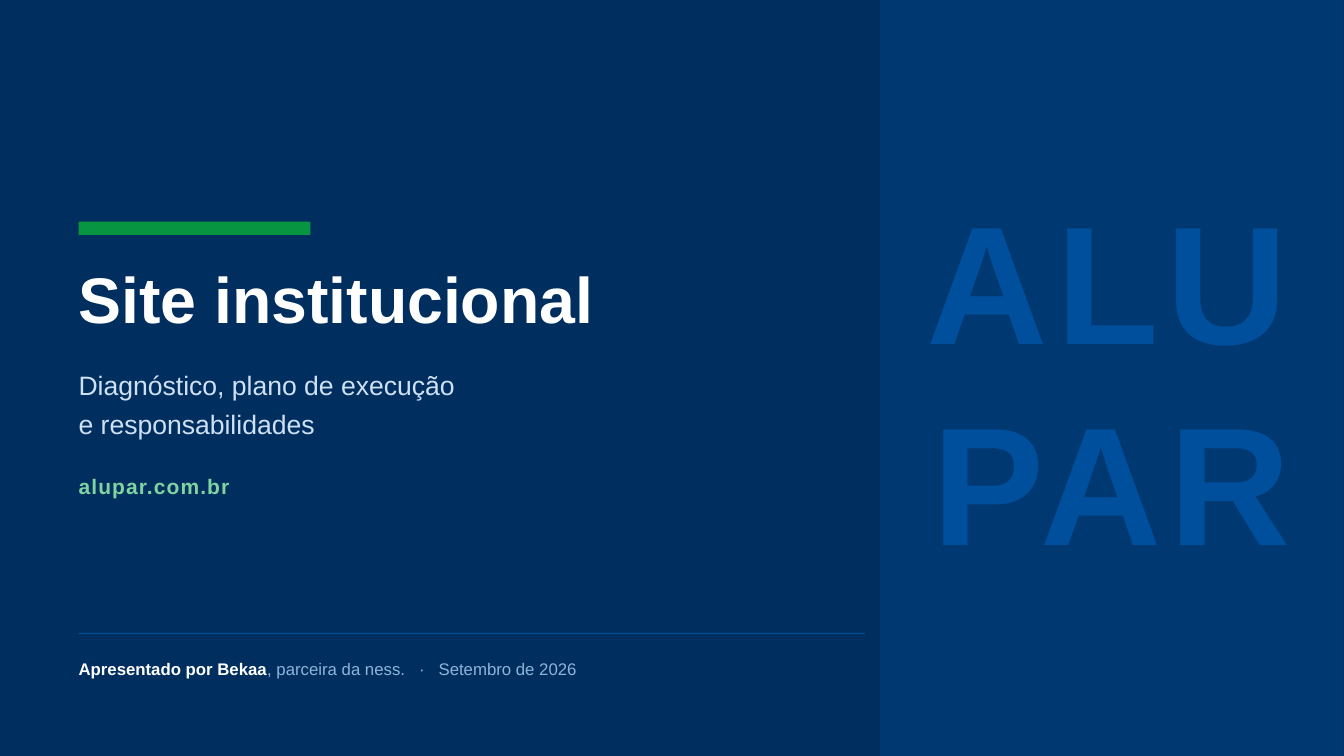
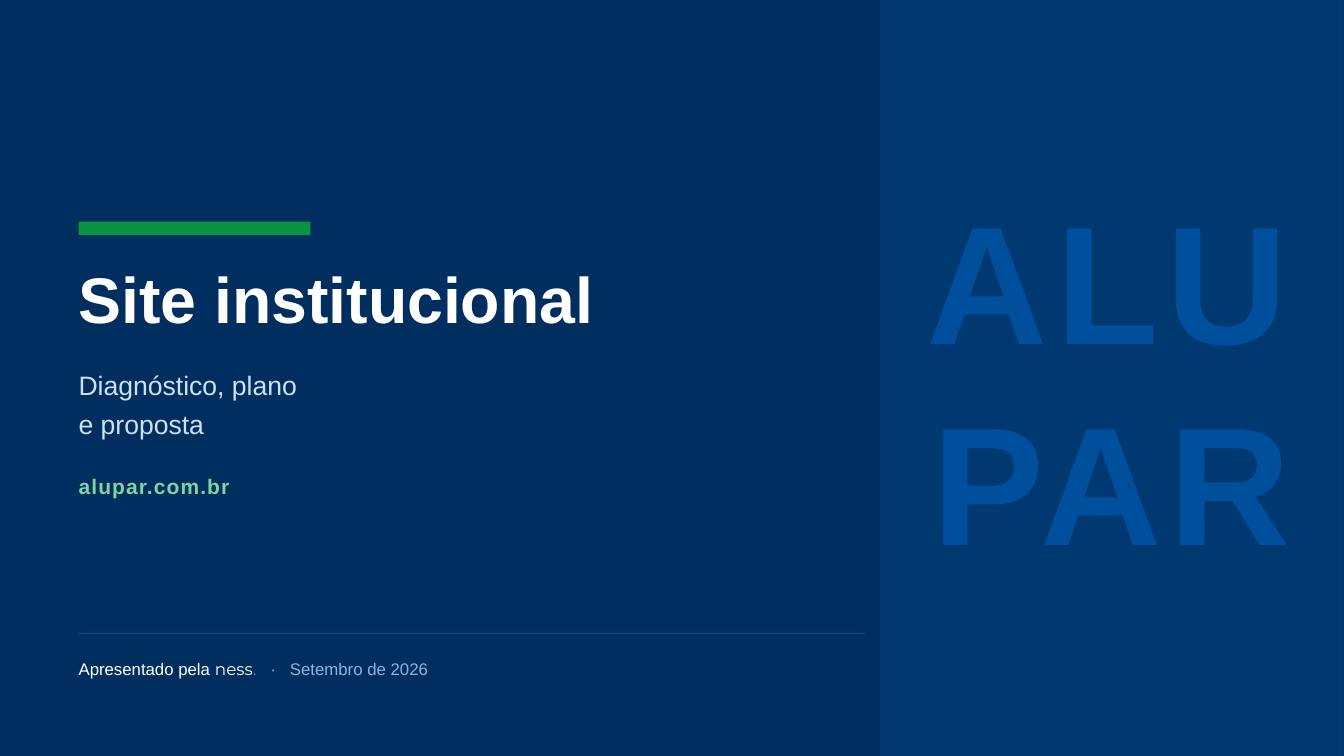
Before and after one commit to nessenergy/sitealupar, a slide deck: slide 1 of apresentacao/apresentacao-alupar.pptx. Drawn at 1344x756 pixels with LibreOffice and Linux fonts; fonts in the diff are those of the drawing. Boxes give left, top, right and bottom in pixels: in the first picture for what was removed or moved away, otherwise in the second. Text is boxed around its words. In the diff, an @@ line names an element or a change of style, - is before the commit and + after.

Commit message:
docs: proposta em mensalidade, só o institucional, em nome da ness.
A Alupar não tem verba de projeto e já paga R$ 1.500/mês à MZ só pelo
institucional. A proposta passa a ser essa mesma mensalidade, sem
entrada, por 48 meses, com a implantação amortizada dentro dela (D15).

- Apresentação: saem o slide de equipe, os nomes nas responsabilidades e
  as horas por frente; a parte de proposta vira resumo, cobertura,
  comparação com hoje e condições. A autoria passa a ser só da ness.
- rs, pdi e ma ficam fora: seguem hospedados pela ness. e entram depois
  por acréscimo na mensalidade.
- Dossiê, decisões e pendências atualizados: o valor da MZ sai da lista
  de pendências e entra o aviso prévio do contrato.

```diff
--- a/apresentacao/apresentacao-alupar.pptx
+++ b/apresentacao/apresentacao-alupar.pptx
@@ text at box(79, 375, 297, 439): text changed @@
-Diagnóstico, plano de execução
-e responsabilidades
+Diagnóstico, plano
+e proposta
@@ text at box(79, 663, 428, 679): text changed; text colour #8FB4DA to #FFFFFF @@
-Apresentado por Bekaa, parceira da ness. · Setembro de 2026
+Apresentado pela ness. · Setembro de 2026
```
Also in this commit, not shown: 20 other slides changed, 1 slide added, 5 slides removed, 9 other files.
